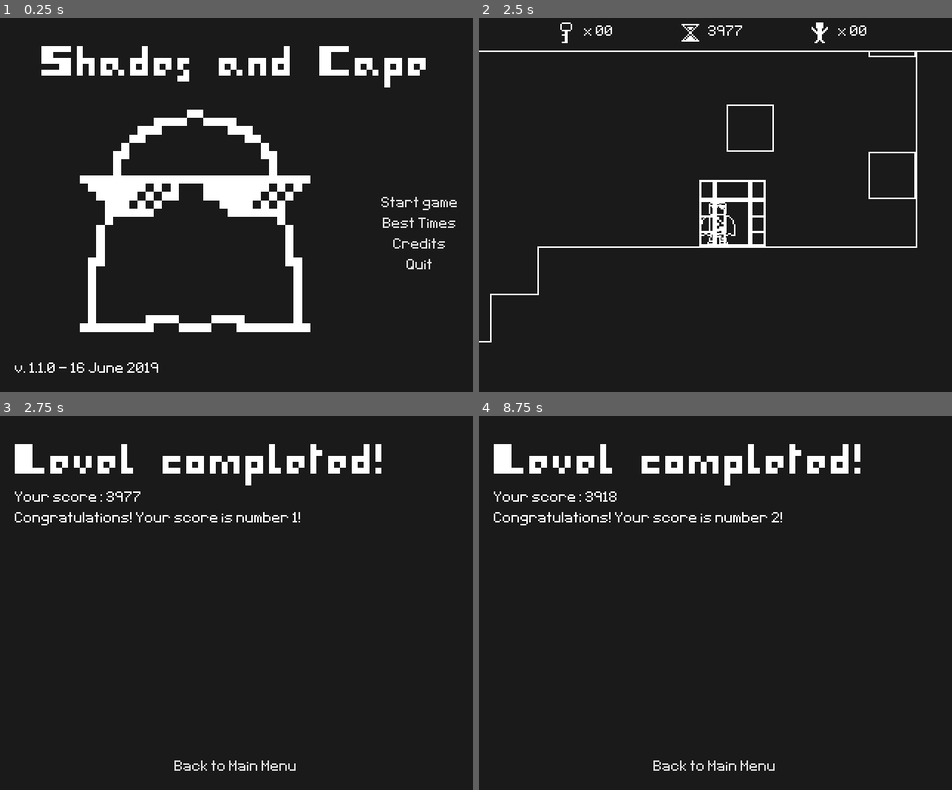
Above: before the commit, frames 1-4 (two rows, left to right).
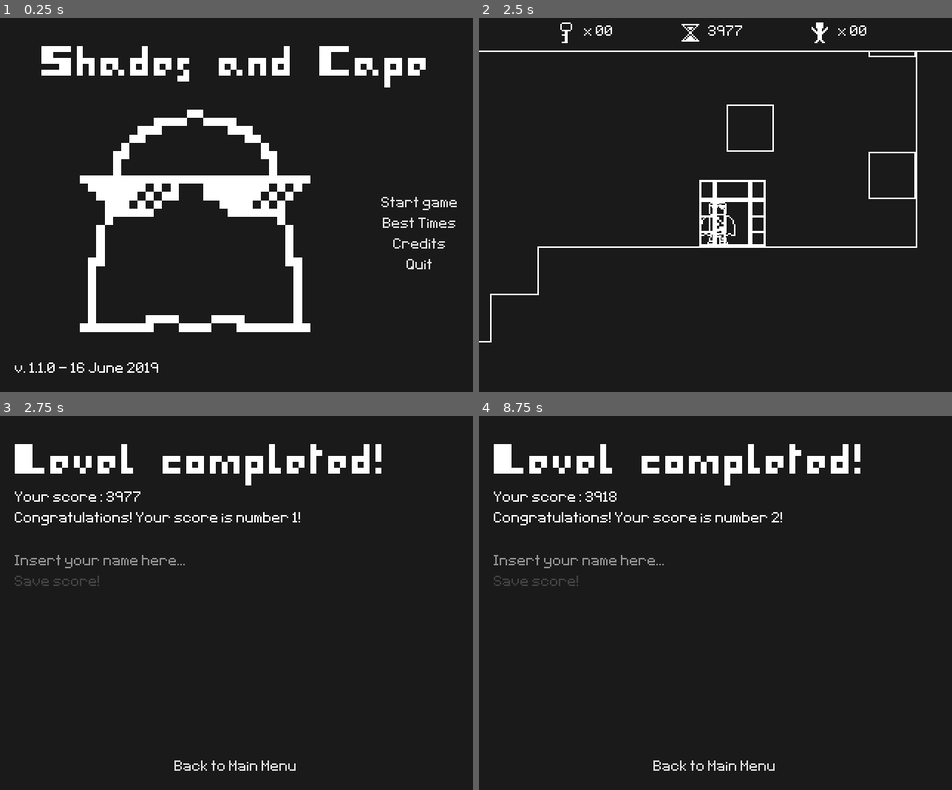
Above: after the commit, the same moments.

Repository: Kiel97/bialjam2019
Game: Godot game, scene res://Menu/MainMenu.tscn
Two runs of this game, one before a commit and one after it. Both use one fixed random seed, a clock stepped at 60 frames per second and the inputs below. Sound files missing from this copy of the repository are replaced by a short silence.
Inputs:
- Up to frame 1 (0.25 s): no input
- Up to frame 2 (2.5 s): click "Start game" at 0.5 s; hold Right (move_right) from 1.28 s (still down); tap Up (jump) at 1.52, 2.27 s
- Up to frame 3 (2.75 s): keep holding Right (move_right)
- Up to frame 4 (8.75 s): release Right (move_right) at 2.75 s; click "Back to Main Menu" at 2.75 s; click "Start game" at 3.5 s; hold Left (move_left) 4.28-5.03 s; hold Right (move_right) 5.03-6.53 s; tap Up (jump) at 5.27, 6.02, 6.77, 8.27 s; hold Left (move_left) 6.53-7.28 s; hold Right (move_right) 7.28-8.03 s; hold Left (move_left) from 8.03 s (still down)

Frames 1-2 are identical in both runs. In frame 3, 0.4% of the frame differs, in the area x 3-40%, y 37-46%; in frame 4, 0.4%.

Commit message:
Added basic label and button for saving button
Not working yet

Diff:
--- a/Bialjam2019/Menu/LevelSummary.gd
+++ b/Bialjam2019/Menu/LevelSummary.gd
@@ -6,6 +6,8 @@
 
 onready var comment_label : Label = $PanelContainer/MarginContainer/VBoxContainer/Comment
 onready var score_label : Label = $PanelContainer/MarginContainer/VBoxContainer/Score
+onready var save_score_button : Button = $PanelContainer/MarginContainer/VBoxContainer/InsertNameContainer/VBoxContainer/SaveScoreButton
+
 
 func _ready() -> void:
 	update_summary()
@@ -30,3 +32,9 @@
 
 func go_to_main_menu() -> void:
 	get_tree().change_scene("res://Menu/MainMenu.tscn")
+
+func _on_TextEdit_text_changed(new_text: String) -> void:
+	save_score_button.disabled = true if len(new_text) == 0 else false
+
+func _on_SaveScoreButton_pressed() -> void:
+	print("Save score")
--- a/Bialjam2019/Menu/LevelSummary.tscn
+++ b/Bialjam2019/Menu/LevelSummary.tscn
@@ -48,12 +48,45 @@
 custom_fonts/font = ExtResource( 4 )
 text = "Comment score"
 
-[node name="Control" type="Control" parent="PanelContainer/MarginContainer/VBoxContainer"]
+[node name="InsertNameContainer" type="MarginContainer" parent="PanelContainer/MarginContainer/VBoxContainer"]
 margin_top = 72.0
 margin_right = 300.0
 margin_bottom = 222.0
 size_flags_horizontal = 3
 size_flags_vertical = 3
+custom_constants/margin_top = 15
+custom_constants/margin_bottom = 5
+
+[node name="VBoxContainer" type="VBoxContainer" parent="PanelContainer/MarginContainer/VBoxContainer/InsertNameContainer"]
+margin_top = 15.0
+margin_right = 300.0
+margin_bottom = 145.0
+
+[node name="TextEdit" type="LineEdit" parent="PanelContainer/MarginContainer/VBoxContainer/InsertNameContainer/VBoxContainer"]
+margin_right = 300.0
+margin_bottom = 10.0
+size_flags_vertical = 0
+custom_styles/focus = ExtResource( 2 )
+custom_styles/normal = ExtResource( 2 )
+custom_fonts/font = ExtResource( 4 )
+max_length = 20
+context_menu_enabled = false
+placeholder_text = "Insert your name here..."
+caret_blink = true
+
+[node name="SaveScoreButton" type="Button" parent="PanelContainer/MarginContainer/VBoxContainer/InsertNameContainer/VBoxContainer"]
+margin_top = 14.0
+margin_right = 58.0
+margin_bottom = 24.0
+size_flags_horizontal = 0
+custom_styles/hover = ExtResource( 2 )
+custom_styles/pressed = ExtResource( 2 )
+custom_styles/focus = ExtResource( 2 )
+custom_styles/disabled = ExtResource( 2 )
+custom_styles/normal = ExtResource( 2 )
+custom_fonts/font = ExtResource( 4 )
+disabled = true
+text = "Save score!"
 
 [node name="Button" type="Button" parent="PanelContainer/MarginContainer/VBoxContainer"]
 margin_top = 226.0
@@ -69,4 +102,6 @@
 
 [node name="SelectSound" type="AudioStreamPlayer" parent="."]
 stream = ExtResource( 5 )
+[connection signal="text_changed" from="PanelContainer/MarginContainer/VBoxContainer/InsertNameContainer/VBoxContainer/TextEdit" to="." method="_on_TextEdit_text_changed"]
+[connection signal="pressed" from="PanelContainer/MarginContainer/VBoxContainer/InsertNameContainer/VBoxContainer/SaveScoreButton" to="." method="_on_SaveScoreButton_pressed"]
 [connection signal="pressed" from="PanelContainer/MarginContainer/VBoxContainer/Button" to="." method="_on_Button_pressed"]
